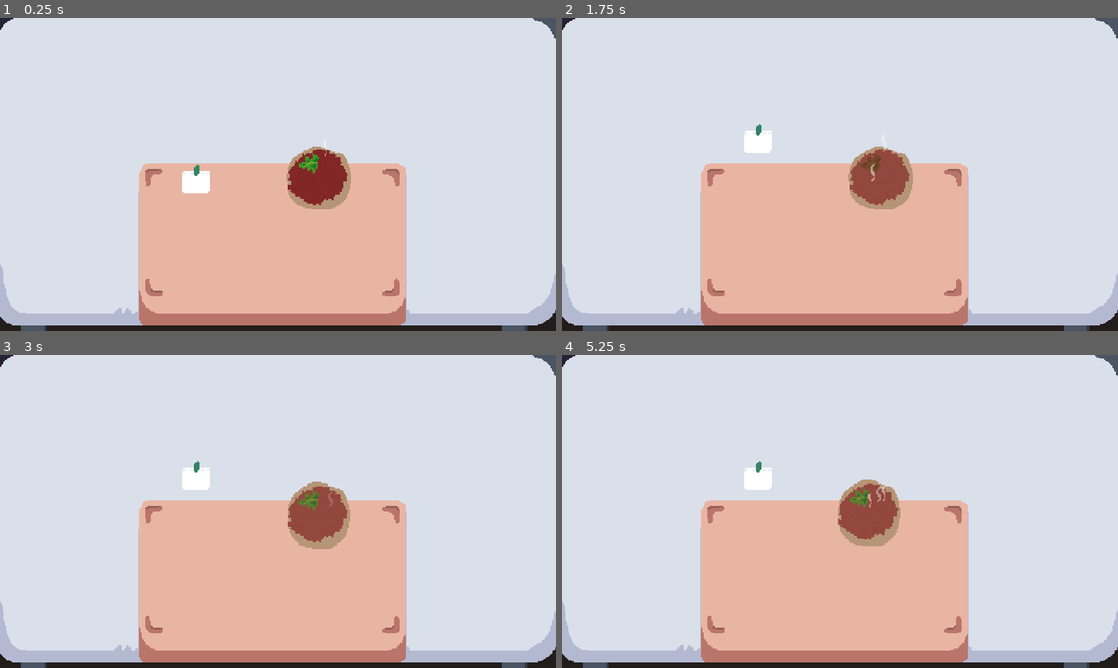
Above: before the commit, frames 1-4 (two rows, left to right).
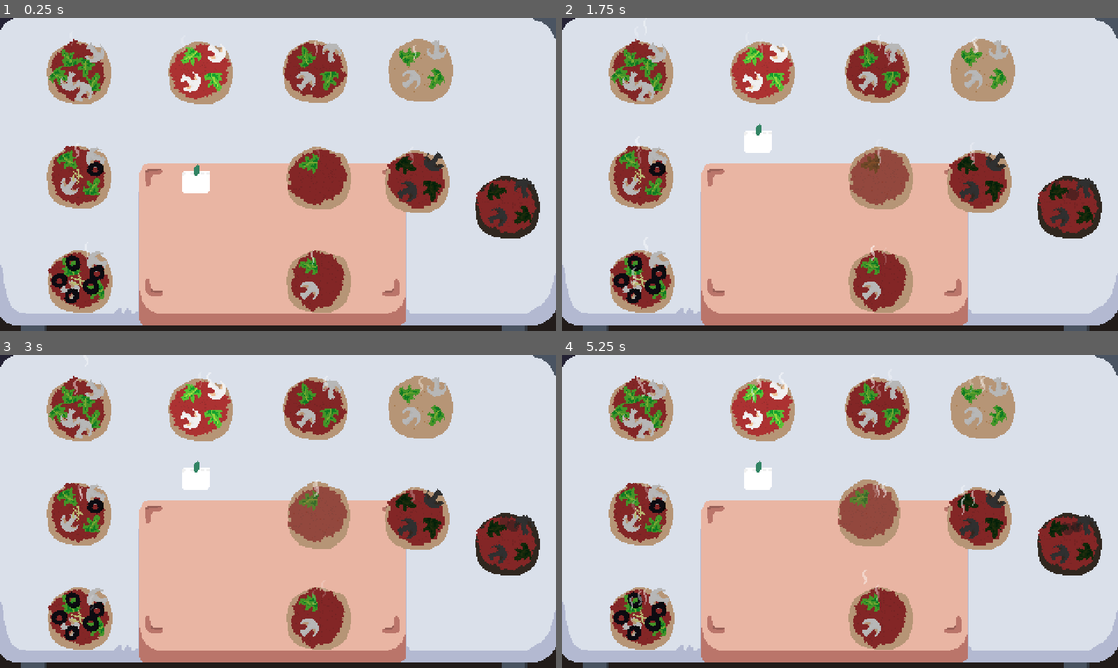
Above: after the commit, the same moments.

Repository: martindzejky/pizza-game
Game: Godot game, scene res://scenes/score-testing.tscn
Same seed, same stepped clock (60 frames per second), same inputs: the game is played once before the commit and once after it. This scene is started directly instead of the project's main scene.
Inputs (mouse positions are in pixels of both pictures, inside the frame that each line leads up to):
- Up to frame 1 (0.25 s): no input
- Up to frame 2 (1.75 s): tap Enter at 0.5 s; move the mouse to (878, 177) at 0.52 s; click (878, 177) at 0.67 s; move the mouse to (878, 177) at 1.27 s; click (878, 177) at 1.42 s
- Up to frame 3 (3 s): move the mouse to (305, 498) at 2.02 s; click (305, 498) at 2.17 s; move the mouse to (305, 498) at 2.77 s; click (305, 498) at 2.92 s
- Up to frame 4 (5.25 s): move the mouse to (1006, 558) at 3.52 s; click (1006, 558) at 3.67 s; move the mouse to (673, 464) at 4.27 s; click (673, 464) at 4.42 s; move the mouse to (867, 511) at 5.02 s; click (867, 511) at 5.17 s

The runs differ from the first frame. In frame 1, 17% of the frame differs, in the area x 8-98%, y 6-95%; in frame 2, 17%; in frame 3, 17%; in frame 4, 17%.

Commit message:
more testing and tweaking numbers, I like it now
closes #11 for good!

Diff:
--- a/autoload/pizzas.gd
+++ b/autoload/pizzas.gd
@@ -78,12 +78,12 @@
             elif onPizza <= 0:
                 ingScore = 0.0
             else:
-                var value = onPizza / scoringData.requiredExtraIngredients
+                var value = 1.0 * onPizza / scoringData.requiredExtraIngredients
                 ingScore = ease(value, scoringData.requiredExtraIngredientsEasing)
 
             print("  ", recipeIngredient, " (extra) score: ", ingScore)
             ingredientScore *= ingScore
-            print("  ingredient score: ", ingredientScore)
+            print("= ingredient score: ", ingredientScore)
 
         else:
             # normal required
@@ -94,12 +94,15 @@
             elif onPizza <= 0:
                 ingScore = 0.0
             else:
-                var value = onPizza / scoringData.requiredIngredients
+                var value = 1.0 * onPizza / scoringData.requiredIngredients
                 ingScore = ease(value, scoringData.requiredIngredientsEasing)
 
+            var weight = 1.0 / recipeIngredients.size()
+            var weightedIngScore = 1.0 - weight + ingScore * weight
+
             print("  ", recipeIngredient, " score: ", ingScore)
-            ingredientScore *= ingScore
-            print("  ingredient score: ", ingredientScore)
+            ingredientScore *= weightedIngScore
+            print("= ingredient score: ", ingredientScore)
 
     # now check ingredients that weren't requested by the recipe
     for pizzaIngredient in pizzaIngredients:
@@ -138,7 +141,7 @@
         var ingCookScore = pizzaIngredient.getCookProgress()
         print("  ", pizzaIngredient.name, " cooking score: ", ingCookScore)
         ingredientCookingScore *= ease(ingCookScore, scoringData.ingredientEasing)
-        print("  ingredient cooking score: ", ingredientCookingScore)
+        print("= ingredient cooking score: ", ingredientCookingScore)
 
     print("Ingredients cooking total score: ", ingredientCookingScore)
     var ingredientCookingWeightedScore = 1.0 - scoringData.ingredientCookingScoreWeight + scoringData.ingredientCookingScoreWeight * ingredientCookingScore
--- a/scenes/score-testing.tscn
+++ b/scenes/score-testing.tscn
@@ -9,6 +9,8 @@
 [ext_resource type="PackedScene" uid="uid://cy4sy1ygetyko" path="res://objects/ingredients/tomato-base.tscn" id="7_ykq64"]
 [ext_resource type="PackedScene" uid="uid://blwk8duhcsvmu" path="res://objects/ingredients/rukola.tscn" id="8_otcij"]
 [ext_resource type="PackedScene" uid="uid://cxs3415am8mfp" path="res://objects/ingredients/mushroom.tscn" id="9_h67fx"]
+[ext_resource type="PackedScene" uid="uid://btss4yon75m3i" path="res://objects/ingredients/cheese.tscn" id="10_dgax3"]
+[ext_resource type="PackedScene" uid="uid://ddnarasqey1fu" path="res://objects/ingredients/olive.tscn" id="11_cdqk7"]
 
 [node name="score-testing" type="Node2D"]
 editor_description = "This scene is used for tweaking the scoring system and seeing the results in real time in the editor."
@@ -25,14 +27,13 @@
 
 [node name="order" parent="." instance=ExtResource("6_kfjes")]
 position = Vector2(169, 163)
-recipe = ["mushroom", "rukola"]
+recipe = ["mushroom", "rukola", "rukola"]
 
 [node name="dough" parent="." instance=ExtResource("5_qyveq")]
-visible = false
 position = Vector2(271, 45)
 progress = 8
 cookProgress = 7.0
-score = 4.99355
+score = 3.82178
 
 [node name="sprite" parent="dough" index="0"]
 self_modulate = Color(0.764286, 0.764286, 0.764286, 1)
@@ -58,11 +59,10 @@
 cookProgress = 7.0
 
 [node name="dough2" parent="." instance=ExtResource("5_qyveq")]
-visible = false
 position = Vector2(362, 44)
 progress = 8
 cookProgress = 7.0
-score = 2.74645
+score = 2.10198
 
 [node name="sprite" parent="dough2" index="0"]
 self_modulate = Color(0.764286, 0.764286, 0.764286, 1)
@@ -85,11 +85,10 @@
 cookProgress = 7.0
 
 [node name="dough3" parent="." instance=ExtResource("5_qyveq")]
-visible = false
 position = Vector2(359, 140)
 progress = 8
 cookProgress = 7.0
-score = 2.94864
+score = 1.75523
 
 [node name="sprite" parent="dough3" index="0"]
 self_modulate = Color(0.764286, 0.764286, 0.764286, 1)
@@ -115,7 +114,6 @@
 cookProgress = 16.0
 
 [node name="dough4" parent="." instance=ExtResource("5_qyveq")]
-visible = false
 position = Vector2(437, 162)
 progress = 8
 cookProgress = 15.0
@@ -147,6 +145,7 @@
 position = Vector2(274, 137)
 progress = 8
 cookProgress = 7.0
+score = 1.03451
 
 [node name="sprite" parent="dough5" index="0"]
 self_modulate = Color(0.764286, 0.764286, 0.764286, 1)
@@ -157,6 +156,184 @@
 
 [node name="rukola" parent="dough5" instance=ExtResource("8_otcij")]
 position = Vector2(-8, -12)
+cookProgress = 7.0
+
+[node name="dough6" parent="." instance=ExtResource("5_qyveq")]
+position = Vector2(274, 226)
+progress = 8
+cookProgress = 7.0
+score = 1.90295
+
+[node name="sprite" parent="dough6" index="0"]
+self_modulate = Color(0.764286, 0.764286, 0.764286, 1)
+frame = 8
+
+[node name="tomato-base" parent="dough6" instance=ExtResource("7_ykq64")]
+cookProgress = 7.0
+
+[node name="rukola" parent="dough6" instance=ExtResource("8_otcij")]
+position = Vector2(-8, -12)
+cookProgress = 7.0
+
+[node name="mushroom" parent="dough6" instance=ExtResource("9_h67fx")]
+position = Vector2(-7, 9)
+cookProgress = 7.0
+
+[node name="dough7" parent="." instance=ExtResource("5_qyveq")]
+position = Vector2(172, 46)
+progress = 8
+cookProgress = 7.0
+score = 2.67525
+
+[node name="sprite" parent="dough7" index="0"]
+self_modulate = Color(0.764286, 0.764286, 0.764286, 1)
+frame = 8
+
+[node name="tomato-base" parent="dough7" instance=ExtResource("7_ykq64")]
+
+[node name="rukola" parent="dough7" instance=ExtResource("8_otcij")]
+position = Vector2(-8, -12)
+
+[node name="rukola2" parent="dough7" instance=ExtResource("8_otcij")]
+position = Vector2(13, 9)
+
+[node name="mushroom" parent="dough7" instance=ExtResource("9_h67fx")]
+position = Vector2(-7, 9)
+
+[node name="mushroom2" parent="dough7" instance=ExtResource("9_h67fx")]
+position = Vector2(15, -16)
+
+[node name="dough8" parent="." instance=ExtResource("5_qyveq")]
+position = Vector2(67, 46)
+progress = 8
+cookProgress = 7.0
+score = 4.99355
+
+[node name="sprite" parent="dough8" index="0"]
+self_modulate = Color(0.764286, 0.764286, 0.764286, 1)
+frame = 8
+
+[node name="tomato-base" parent="dough8" instance=ExtResource("7_ykq64")]
+cookProgress = 7.0
+
+[node name="rukola" parent="dough8" instance=ExtResource("8_otcij")]
+position = Vector2(-8, -12)
+cookProgress = 7.0
+
+[node name="rukola2" parent="dough8" instance=ExtResource("8_otcij")]
+position = Vector2(13, 9)
+rotation = -1.02835
+cookProgress = 7.0
+
+[node name="rukola3" parent="dough8" instance=ExtResource("8_otcij")]
+position = Vector2(6, -3)
+rotation = 1.17191
+cookProgress = 7.0
+
+[node name="rukola4" parent="dough8" instance=ExtResource("8_otcij")]
+position = Vector2(-15, 5)
+rotation = 2.72432
+cookProgress = 7.0
+
+[node name="mushroom" parent="dough8" instance=ExtResource("9_h67fx")]
+position = Vector2(-7, 9)
+cookProgress = 7.0
+
+[node name="mushroom3" parent="dough8" instance=ExtResource("9_h67fx")]
+position = Vector2(4, 17)
+rotation = -1.44517
+cookProgress = 7.0
+
+[node name="mushroom2" parent="dough8" instance=ExtResource("9_h67fx")]
+position = Vector2(15, -16)
+cookProgress = 7.0
+
+[node name="dough9" parent="." instance=ExtResource("5_qyveq")]
+position = Vector2(67, 136)
+progress = 8
+cookProgress = 7.0
+score = 2.82659
+
+[node name="sprite" parent="dough9" index="0"]
+self_modulate = Color(0.764286, 0.764286, 0.764286, 1)
+frame = 8
+
+[node name="tomato-base" parent="dough9" instance=ExtResource("7_ykq64")]
+cookProgress = 7.0
+
+[node name="rukola" parent="dough9" instance=ExtResource("8_otcij")]
+position = Vector2(-8, -12)
+cookProgress = 7.0
+
+[node name="rukola2" parent="dough9" instance=ExtResource("8_otcij")]
+position = Vector2(13, 9)
+cookProgress = 7.0
+
+[node name="mushroom" parent="dough9" instance=ExtResource("9_h67fx")]
+position = Vector2(-7, 9)
+cookProgress = 7.0
+
+[node name="mushroom2" parent="dough9" instance=ExtResource("9_h67fx")]
+position = Vector2(15, -16)
+cookProgress = 7.0
+
+[node name="cheese" parent="dough9" instance=ExtResource("10_dgax3")]
+cookProgress = 7.0
+
+[node name="olive" parent="dough9" instance=ExtResource("11_cdqk7")]
+position = Vector2(15, -6)
+cookProgress = 7.0
+
+[node name="dough10" parent="." instance=ExtResource("5_qyveq")]
+position = Vector2(68, 226)
+progress = 8
+cookProgress = 7.0
+score = 1.54617
+
+[node name="sprite" parent="dough10" index="0"]
+self_modulate = Color(0.764286, 0.764286, 0.764286, 1)
+frame = 8
+
+[node name="tomato-base" parent="dough10" instance=ExtResource("7_ykq64")]
+cookProgress = 7.0
+
+[node name="rukola" parent="dough10" instance=ExtResource("8_otcij")]
+position = Vector2(-8, -12)
+cookProgress = 7.0
+
+[node name="rukola2" parent="dough10" instance=ExtResource("8_otcij")]
+position = Vector2(13, 9)
+cookProgress = 7.0
+
+[node name="mushroom" parent="dough10" instance=ExtResource("9_h67fx")]
+position = Vector2(-7, 9)
+cookProgress = 7.0
+
+[node name="mushroom2" parent="dough10" instance=ExtResource("9_h67fx")]
+position = Vector2(15, -16)
+cookProgress = 7.0
+
+[node name="cheese" parent="dough10" instance=ExtResource("10_dgax3")]
+cookProgress = 7.0
+
+[node name="olive" parent="dough10" instance=ExtResource("11_cdqk7")]
+position = Vector2(15, -6)
+cookProgress = 7.0
+
+[node name="olive2" parent="dough10" instance=ExtResource("11_cdqk7")]
+position = Vector2(10, 6)
+cookProgress = 7.0
+
+[node name="olive3" parent="dough10" instance=ExtResource("11_cdqk7")]
+position = Vector2(-6, 14)
+cookProgress = 7.0
+
+[node name="olive4" parent="dough10" instance=ExtResource("11_cdqk7")]
+position = Vector2(-17, 0)
+cookProgress = 7.0
+
+[node name="olive5" parent="dough10" instance=ExtResource("11_cdqk7")]
+position = Vector2(-5, -15)
 cookProgress = 7.0
 
 [editable path="dough"]
@@ -164,3 +341,8 @@
 [editable path="dough3"]
 [editable path="dough4"]
 [editable path="dough5"]
+[editable path="dough6"]
+[editable path="dough7"]
+[editable path="dough8"]
+[editable path="dough9"]
+[editable path="dough10"]
--- a/scoring/scoring-data.tres
+++ b/scoring/scoring-data.tres
@@ -6,9 +6,9 @@
 script = ExtResource("1_jgpju")
 requiredIngredients = 2
 requiredExtraIngredients = 3
-requiredIngredientsEasing = 0.189464
-requiredExtraIngredientsEasing = 0.499999
-unrequestedIngredientPenalty = 0.06
+requiredIngredientsEasing = 0.378928
+requiredExtraIngredientsEasing = 0.757857
+unrequestedIngredientPenalty = 0.14
 rawTime = 1.0
 requiredCookingTime = 5.0
 overcookedTime = 12.0
@@ -18,4 +18,4 @@
 noTomatoBasePenalty = 0.45
 overcookedPenalty = 0.8
 overcookedIngredientPenalty = 0.1
-ingredientCookingScoreWeight = 0.1
+ingredientCookingScoreWeight = 0.3
Not shown: 1 places in scenes/score-testing.tscn that only renumber resources
